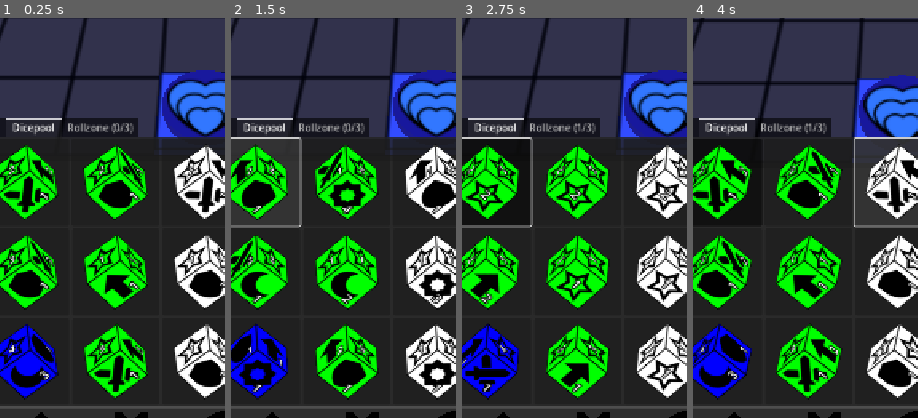
Above: before the commit, frames 1-4 (left to right).
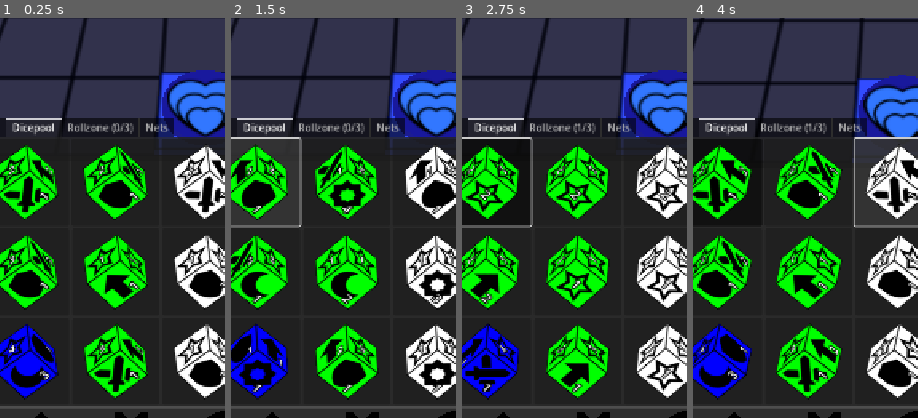
Above: after the commit, the same moments.

Repository: francocurotto/DDMre
Game: Godot game, scene res://scenes/duel.tscn
The game is run twice, just before and just after one commit, with the same random seed, the same clock (stepped at 60 frames per second) and the same inputs. The engine's default icon, where the game draws it, is replaced by a stand-in: a white triangle on a blue panel in a dark square.
Inputs (mouse positions are % of the whole screen's width and height, from its top left):
- Up to frame 1 (0.25 s): no input
- Up to frame 2 (1.5 s): click (10, 66) at 0.52 s; click (10, 66) at 1.27 s
- Up to frame 3 (2.75 s): click (10, 66) at 2.02 s
- Up to frame 4 (4 s): move the mouse to (72, 45) at 2.77 s; click (72, 45) at 2.92 s; drag from (30, 55) to (45, 70) at 3.52 s
The pictures show only the part of the screen within x 4-54%, y 46-96%; the shares and areas given below are measured in that part.

The runs differ from the first frame. In frame 1, 0.7% of the frame differs, in the area x 61-78%, y 25-30%; in frame 2, 0.7%; in frame 3, 0.7%; in frame 4, 0.7%.
Error before the commit: Parse Error: Identifier "dimnet" not declared in the current scope. (res://scenes/dungeon/dungeon.gd:66)

Commit message:
progress in dimension

Diff:
--- /dev/null
+++ b/source/globals/net.gd
@@ -0,0 +1,32 @@
+extends Node
+
+#region constants
+const NETCOORS = {
+	"T" = [Vector2i(-1,1),Vector2i(0,1), Vector2i(1,1), Vector2i(0,0),Vector2i(0,-1),Vector2i(0,-2)],
+	"Y" = [Vector2i(-1,1),Vector2i(0,1), Vector2i(0,0), Vector2i(0,1),Vector2i(0,-1),Vector2i(0,-2)],
+	"Z" = [Vector2i(-1,1),Vector2i(0,1), Vector2i(0,0), Vector2i(0,-1),Vector2i(0,-2),Vector2i(1,-2)],
+	"V" = [Vector2i(-1,1),Vector2i(0,1), Vector2i(0,0), Vector2i(0,-1),Vector2i(1,-1),Vector2i(0,-2)],
+	"X" = [Vector2i(0,1),Vector2i(-1,0), Vector2i(0,0), Vector2i(1,0),Vector2i(0,-1),Vector2i(0,-2)],
+	"N" = [Vector2i(0,1),Vector2i(-1,0), Vector2i(0,0), Vector2i(0,-1),Vector2i(1,-1),Vector2i(0,-2)],
+	"M" = [Vector2i(-1,1),Vector2i(0,1), Vector2i(0,0), Vector2i(0,-1),Vector2i(1,-1),Vector2i(1,-2)],
+	"E" = [Vector2i(-1,1),Vector2i(-1,0), Vector2i(0,0), Vector2i(0,-1),Vector2i(1,-1),Vector2i(1,-2)],
+	"P" = [Vector2i(-1,1),Vector2i(-1,0), Vector2i(0,0), Vector2i(1,0),Vector2i(0,-1),Vector2i(0,-2)],
+	"R" = [Vector2i(-1,1),Vector2i(-1,0), Vector2i(0,0), Vector2i(0,-1),Vector2i(1,-1),Vector2i(0,-2)],
+	"L" = [Vector2i(0,2),Vector2i(0,1), Vector2i(0,0), Vector2i(1,0),Vector2i(1,-1),Vector2i(1,-2)],
+}
+#endregion
+
+#region public variables
+var type
+var offset
+var coordinates:
+	get():
+		var coor = NETCOORS[type]
+		coor = set_offset(coor)
+		return coor
+#endregion
+
+#region private functions
+func set_offset(coor):
+	return coor.map(func(x): return x+offset)
+#endregion
--- a/source/project.godot
+++ b/source/project.godot
@@ -19,6 +19,7 @@
 
 Globals="*res://globals/globals.gd"
 Events="*res://globals/events.gd"
+Net="*res://globals/net.gd"
 
 [debug]
 
--- a/source/scenes/dungeon/dungeon.gd
+++ b/source/scenes/dungeon/dungeon.gd
@@ -63,8 +63,8 @@
 func get_nettiles():
 	var nettiles = []
 	var dimcoor = get_tilecoor(dimtile)
-	dimnet.offset = dimcoor
-	for coor in dimnet.coordinates:
+	Net.offset = dimcoor
+	for coor in Net.coordinates:
 		var tile = get_tile(coor)
 		if tile:
 			nettiles.append(tile)
--- a/source/scenes/player_gui/dice_gui/dice_gui.tscn
+++ b/source/scenes/player_gui/dice_gui/dice_gui.tscn
@@ -1,8 +1,9 @@
-[gd_scene load_steps=5 format=3 uid="uid://c4thhg2j07f1s"]
+[gd_scene load_steps=6 format=3 uid="uid://c4thhg2j07f1s"]
 
 [ext_resource type="PackedScene" uid="uid://du8wgt4awuk8d" path="res://scenes/player_gui/dice_gui/dicepool/dicepool.tscn" id="1_ahudt"]
 [ext_resource type="Script" uid="uid://c41m1e7l0l7a7" path="res://scenes/player_gui/dice_gui/dice_gui.gd" id="1_gm7by"]
 [ext_resource type="PackedScene" uid="uid://bo2erx6gn1vii" path="res://scenes/player_gui/dice_gui/rollzone/rollzone.tscn" id="3_hvuk2"]
+[ext_resource type="PackedScene" uid="uid://diibkwabj6r20" path="res://scenes/player_gui/dice_gui/nets/nets.tscn" id="4_enn0o"]
 [ext_resource type="PackedScene" uid="uid://braquap2tslen" path="res://scenes/player_gui/dice_gui/crestpool/crestpool.tscn" id="4_uljbj"]
 
 [node name="DiceGUI" type="VBoxContainer"]
@@ -39,6 +40,11 @@
 visible = false
 layout_mode = 2
 
+[node name="Nets" parent="TabContainer" instance=ExtResource("4_enn0o")]
+visible = false
+layout_mode = 2
+metadata/_tab_index = 3
+
 [node name="HSeparator" type="HSeparator" parent="."]
 layout_mode = 2
 
--- a/source/scenes/player_gui/dice_gui/nets/nets.gd
+++ b/source/scenes/player_gui/dice_gui/nets/nets.gd
@@ -1,27 +1,4 @@
 extends PanelContainer
-
-#region constants
-const NETCOORS = {
-	"T" = [Vector2i(-1,1),Vector2i(0,1), Vector2i(1,1), Vector2i(0,0),Vector2i(0,-1),Vector2i(0,-2)],
-	"Y" = [Vector2i(-1,1),Vector2i(0,1), Vector2i(0,0), Vector2i(0,1),Vector2i(0,-1),Vector2i(0,-2)],
-	"Z" = [Vector2i(-1,1),Vector2i(0,1), Vector2i(0,0), Vector2i(0,-1),Vector2i(0,-2),Vector2i(1,-2)],
-	"V" = [Vector2i(-1,1),Vector2i(0,1), Vector2i(0,0), Vector2i(0,-1),Vector2i(1,-1),Vector2i(0,-2)],
-	"X" = [Vector2i(0,1),Vector2i(-1,0), Vector2i(0,0), Vector2i(1,0),Vector2i(0,-1),Vector2i(0,-2)],
-	"N" = [Vector2i(0,1),Vector2i(-1,0), Vector2i(0,0), Vector2i(0,-1),Vector2i(1,-1),Vector2i(0,-2)],
-	"M" = [Vector2i(-1,1),Vector2i(0,1), Vector2i(0,0), Vector2i(0,-1),Vector2i(1,-1),Vector2i(1,-2)],
-	"E" = [Vector2i(-1,1),Vector2i(-1,0), Vector2i(0,0), Vector2i(0,-1),Vector2i(1,-1),Vector2i(1,-2)],
-	"P" = [Vector2i(-1,1),Vector2i(-1,0), Vector2i(0,0), Vector2i(1,0),Vector2i(0,-1),Vector2i(0,-2)],
-	"R" = [Vector2i(-1,1),Vector2i(-1,0), Vector2i(0,0), Vector2i(0,-1),Vector2i(1,-1),Vector2i(0,-2)],
-	"L" = [Vector2i(0,2),Vector2i(0,1), Vector2i(0,0), Vector2i(1,0),Vector2i(1,-1),Vector2i(1,-2)],
-}
-#endregion
-
-#region public variables
-var net:
-	get():
-		var netname = button_group.get_pressed_button().type
-		return NETCOORS[netname]
-#endregion
 
 #region private variables
 var button_group = ButtonGroup.new()
@@ -29,6 +6,7 @@
 
 #region builtin functions
 func _ready() -> void:
-	for button in $GridContainer.get_children():
+	for button in %GridContainer.get_children():
 		button.button_group = button_group
+	Net.type = button_group.get_pressed_button().type
 #endregion
--- a/source/scenes/player_gui/dice_gui/nets/nets.tscn
+++ b/source/scenes/player_gui/dice_gui/nets/nets.tscn
@@ -14,64 +14,75 @@
 [ext_resource type="Texture2D" uid="uid://bomweggr115lm" path="res://assets/NET_L.png" id="11_gdqs2"]
 
 [node name="Nets" type="PanelContainer"]
+custom_minimum_size = Vector2(720, 430)
 offset_right = 720.0
 offset_bottom = 430.0
 script = ExtResource("1_kenb1")
 
-[node name="GridContainer" type="GridContainer" parent="."]
+[node name="MarginContainer" type="MarginContainer" parent="."]
 layout_mode = 2
+theme_override_constants/margin_left = 5
+theme_override_constants/margin_top = 5
+theme_override_constants/margin_right = 5
+theme_override_constants/margin_bottom = 5
+
+[node name="GridContainer" type="GridContainer" parent="MarginContainer"]
+unique_name_in_owner = true
+layout_mode = 2
+theme_override_constants/h_separation = 10
+theme_override_constants/v_separation = 10
 columns = 4
 
-[node name="NetButtonT" parent="GridContainer" instance=ExtResource("1_mpq33")]
+[node name="NetButtonT" parent="MarginContainer/GridContainer" instance=ExtResource("1_mpq33")]
 layout_mode = 2
 icon = ExtResource("2_brdv2")
 type = "T"
 
-[node name="NetButtonY" parent="GridContainer" instance=ExtResource("1_mpq33")]
+[node name="NetButtonY" parent="MarginContainer/GridContainer" instance=ExtResource("1_mpq33")]
 layout_mode = 2
 icon = ExtResource("3_kenb1")
 type = "Y"
 
-[node name="NetButtonZ" parent="GridContainer" instance=ExtResource("1_mpq33")]
+[node name="NetButtonZ" parent="MarginContainer/GridContainer" instance=ExtResource("1_mpq33")]
 layout_mode = 2
 icon = ExtResource("4_cp2yw")
 type = "Z"
 
-[node name="NetButtonV" parent="GridContainer" instance=ExtResource("1_mpq33")]
+[node name="NetButtonV" parent="MarginContainer/GridContainer" instance=ExtResource("1_mpq33")]
 layout_mode = 2
 icon = ExtResource("5_heryw")
 type = "V"
 
-[node name="NetButtonX" parent="GridContainer" instance=ExtResource("1_mpq33")]
+[node name="NetButtonX" parent="MarginContainer/GridContainer" instance=ExtResource("1_mpq33")]
 layout_mode = 2
 button_pressed = true
 
-[node name="NetButtonN" parent="GridContainer" instance=ExtResource("1_mpq33")]
+[node name="NetButtonN" parent="MarginContainer/GridContainer" instance=ExtResource("1_mpq33")]
 layout_mode = 2
 icon = ExtResource("6_geuoe")
 type = "N"
 
-[node name="NetButtonM" parent="GridContainer" instance=ExtResource("1_mpq33")]
+[node name="NetButtonM" parent="MarginContainer/GridContainer" instance=ExtResource("1_mpq33")]
 layout_mode = 2
 icon = ExtResource("7_opbqk")
 type = "M"
 
-[node name="NetButtonE" parent="GridContainer" instance=ExtResource("1_mpq33")]
+[node name="NetButtonE" parent="MarginContainer/GridContainer" instance=ExtResource("1_mpq33")]
 layout_mode = 2
 icon = ExtResource("8_dkatp")
 type = "E"
 
-[node name="NetButtonP" parent="GridContainer" instance=ExtResource("1_mpq33")]
+[node name="NetButtonP" parent="MarginContainer/GridContainer" instance=ExtResource("1_mpq33")]
 layout_mode = 2
 icon = ExtResource("9_2rqhi")
 type = "P"
 
-[node name="NetButtonR" parent="GridContainer" instance=ExtResource("1_mpq33")]
+[node name="NetButtonR" parent="MarginContainer/GridContainer" instance=ExtResource("1_mpq33")]
 layout_mode = 2
 icon = ExtResource("10_qfd4b")
 type = "R"
 
-[node name="NetButtonL" parent="GridContainer" instance=ExtResource("1_mpq33")]
+[node name="NetButtonL" parent="MarginContainer/GridContainer" instance=ExtResource("1_mpq33")]
 layout_mode = 2
 icon = ExtResource("11_gdqs2")
 type = "L"
Not shown, added: source/globals/net.gd.uid
